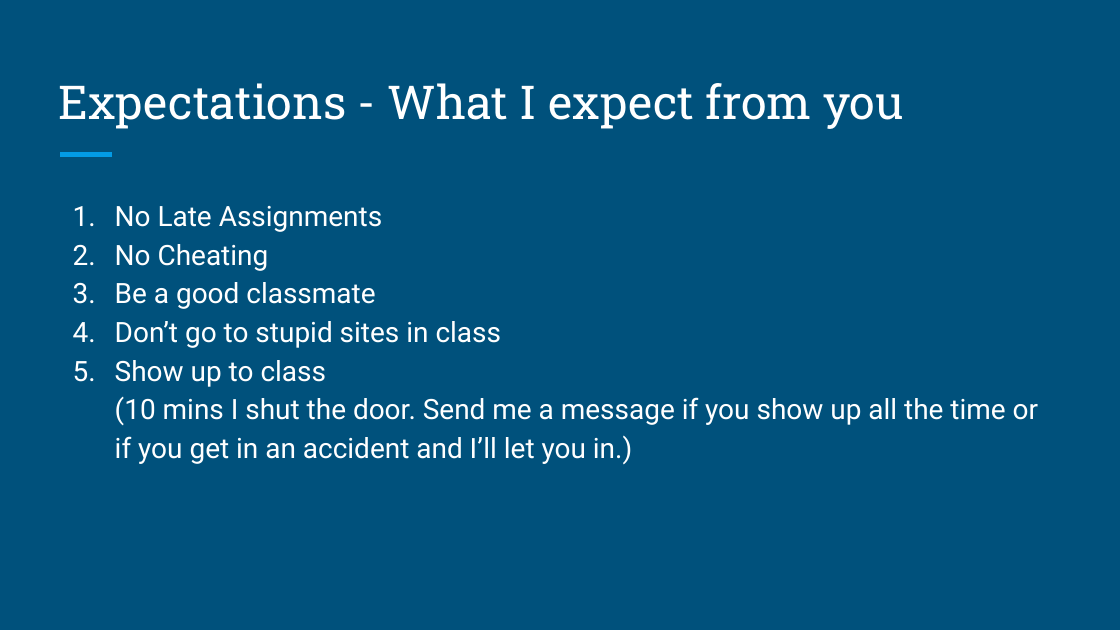
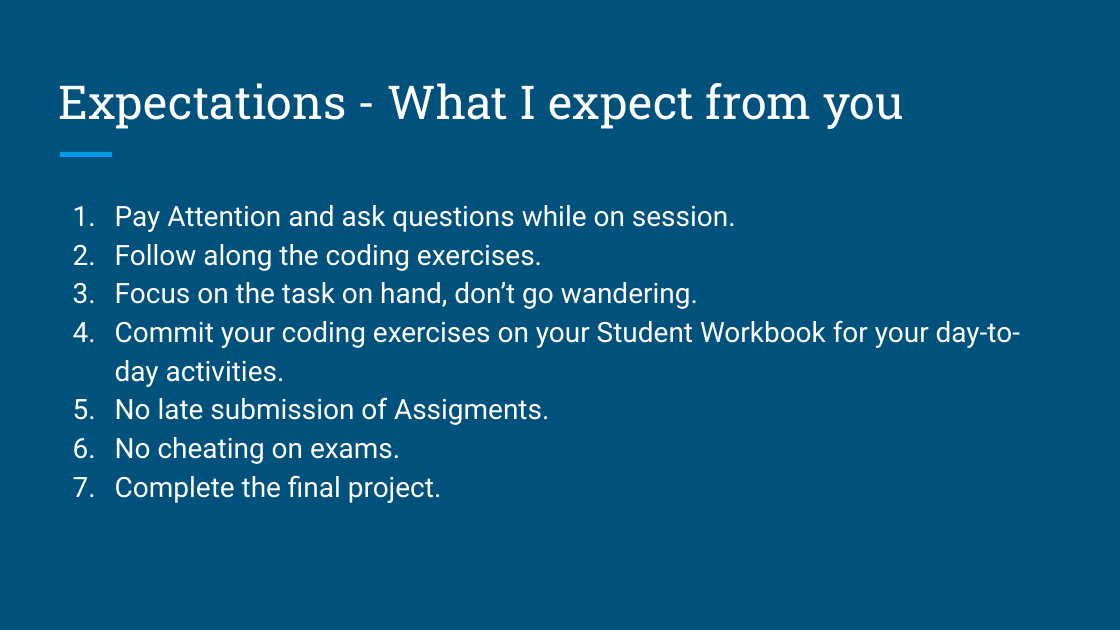
Before and after one commit to dmit-2008/DMIT2008-OE01-Fall-2026, a slide deck: slide 3 of docs/slides/DMIT2008-Week1-Day2-new.pptx (slide 4 before the commit). Drawn at 1120x630 pixels with LibreOffice and Linux fonts; fonts in the diff are those of the drawing. Boxes give left, top, right and bottom in pixels: in the first picture for what was removed or moved away, otherwise in the second. Text is boxed around its words. In the diff, an @@ line names an element or a change of style, - is before the commit and + after.

```diff
--- a/docs/slides/DMIT2008-Week1-Day2-new.pptx
+++ b/docs/slides/DMIT2008-Week1-Day2-new.pptx
@@ text at (115, 205, 1020, 503): text changed @@
-1. No Late Assignments
-2. No Cheating
-3. Be a good classmate
-4. Don’t go to stupid sites in class
-5. Show up to class
-   (10 mins I shut the door. Send me a message if you show up all the time or if you get in an accident and I’ll let you in.)
+1. Pay Attention and ask questions while on session.
+2. Follow along the coding exercises.
+3. Focus on the task on hand, don’t go wandering.
+4. Commit your coding exercises on your Student Workbook for your day-to-day activities.
+5. No late submission of Assigments.
+6. No cheating on exams.
+7. Complete the final project.
```
Also in this commit, not shown: 2 other slides changed, 6 slides added, 1 slide removed, 1 other file.
